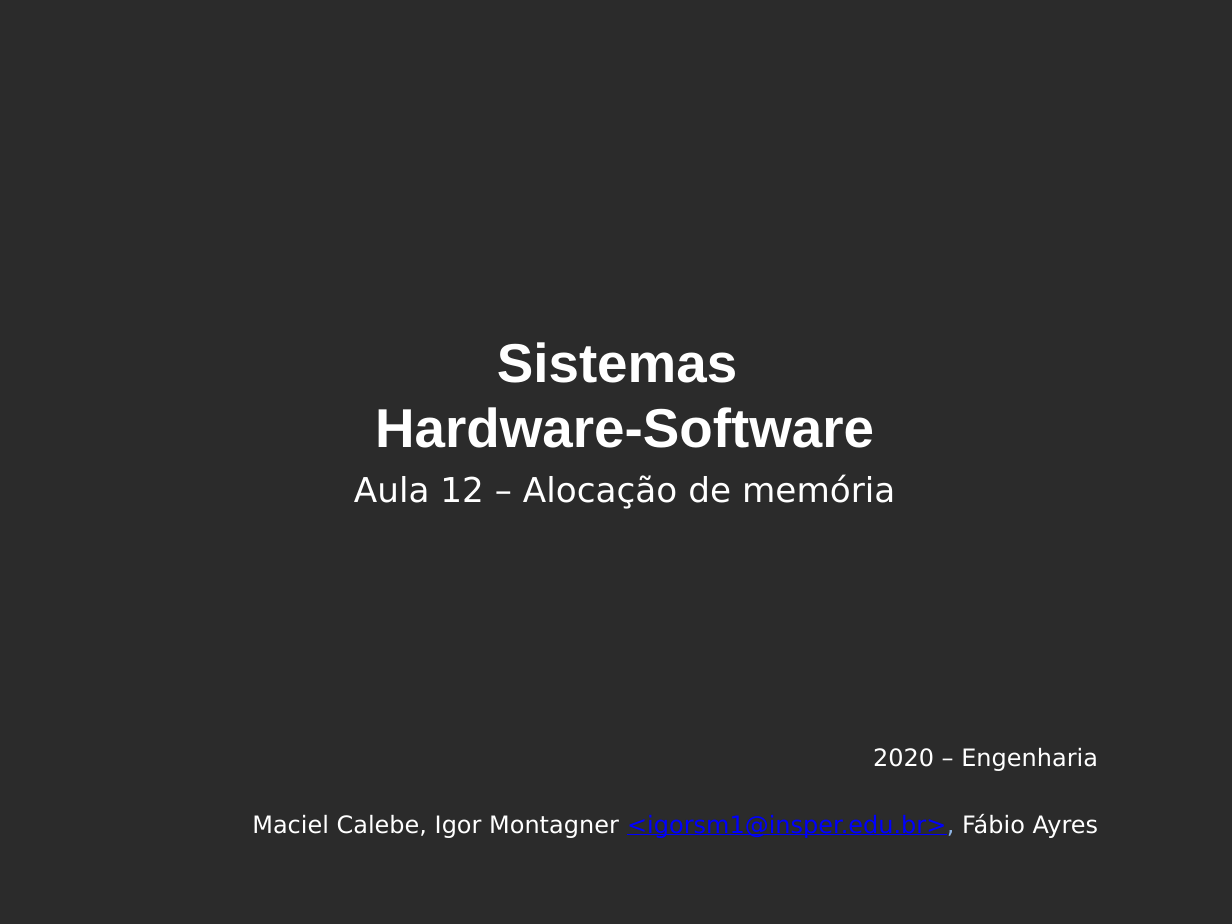
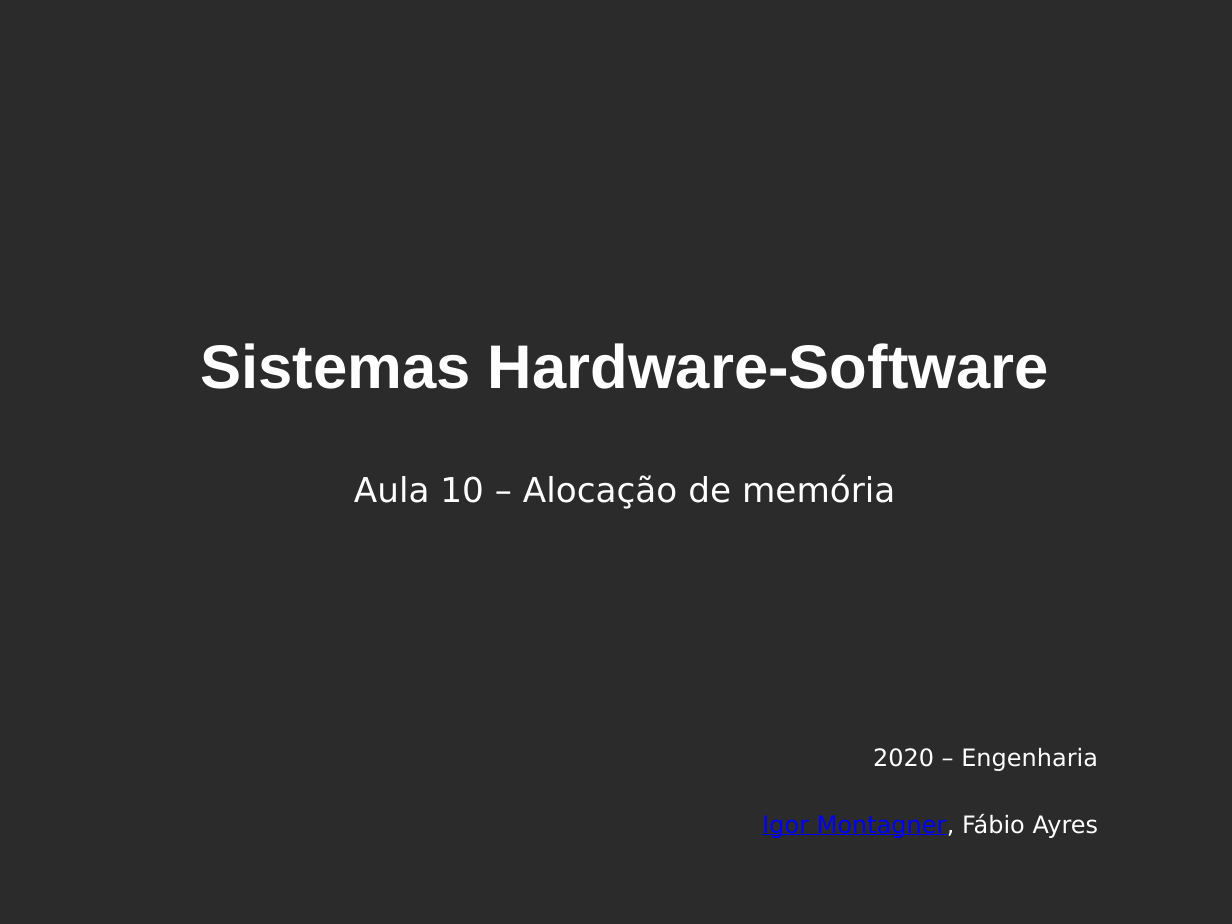
Before and after one commit to victorniubo/SistemasHardwareSoftware, a slide deck: slide 1 of aulas/10-malloc/aula_11.pptx. Drawn at 1232x924 pixels with LibreOffice and Linux fonts; fonts in the diff are those of the drawing; background and template pictures are left out; a plain dark background stands for a picture behind light text. Boxes give left, top, right and bottom in pixels: in the first picture for what was removed or moved away, otherwise in the second. Text is boxed around its words. In the diff, an @@ line names an element or a change of style, - is before the commit and + after.

```diff
--- a/aulas/10-malloc/aula_11.pptx
+++ b/aulas/10-malloc/aula_11.pptx
@@ text "Sistemas Hardware-Software" at [200, 343, 1049, 389]: size 32 to 36 pt @@
@@ text at [354, 475, 895, 509]: text changed @@
-Aula 12 – Alocação de memória
+Aula 10 – Alocação de memória
@@ text at [762, 814, 1099, 838]: text changed; text colour #FFFFFF to #0000FF @@
-Maciel Calebe, Igor Montagner <igorsm1@insper.edu.br>, Fábio Ayres
+Igor Montagner, Fábio Ayres
```
Also in this commit, not shown: 1 other slide changed, 3 slides added, 2 slides removed, 5 other files.
